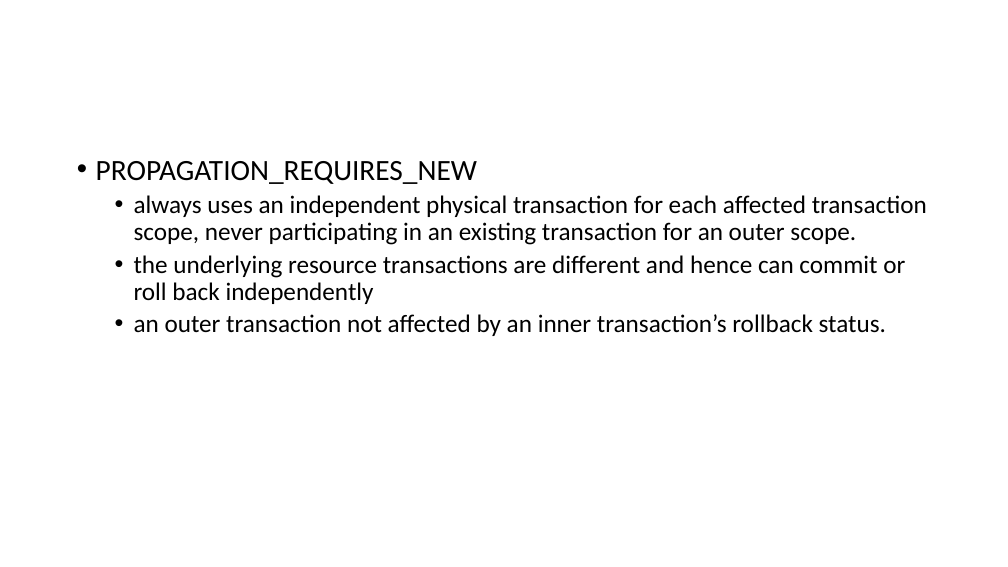
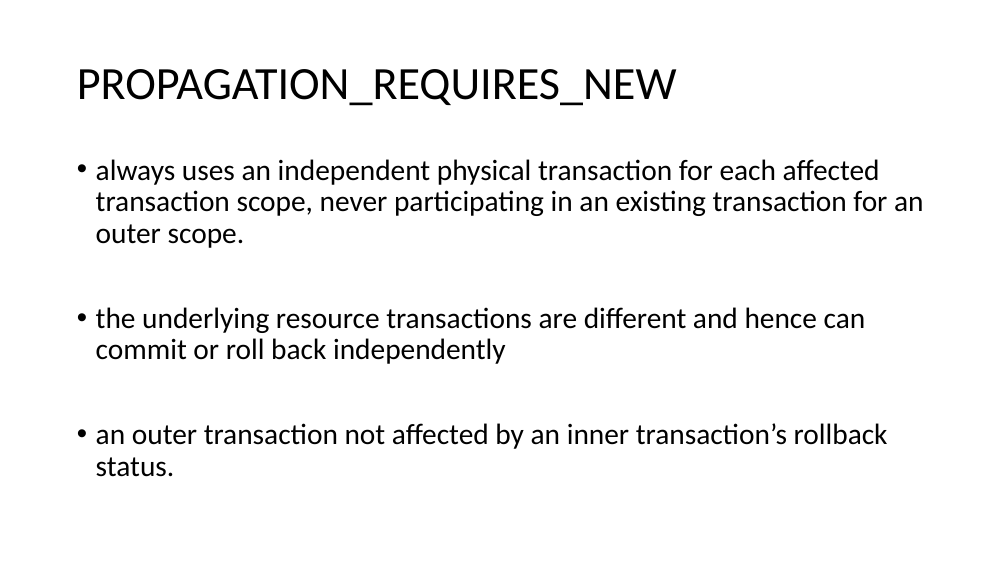
Before and after one commit to lawren43/mytest-repo, a slide deck: slide 21 of test-springmvc/doc/3.JPA+Spring.pptx. Drawn at 1008x567 pixels with LibreOffice and Linux fonts; fonts in the diff are those of the drawing. Boxes give left, top, right and bottom in pixels: in the first picture for what was removed or moved away, otherwise in the second. Text is boxed around its words. In the diff, an @@ line names an element or a change of style, - is before the commit and + after.

```diff
--- a/test-springmvc/doc/3.JPA+Spring.pptx
+++ b/test-springmvc/doc/3.JPA+Spring.pptx
@@ title added at [77, 69, 677, 106], 44 pt, text #000000 @@
+PROPAGATION_REQUIRES_NEW
@@ text "always uses an independent physical ..." at [96, 159, 924, 477]: size 24 to 28 pt; list level 2 to 1 in "always uses an independent physical ..."; list level 2 to 1 in "the underlying resource transactions are ..."; list level 2 to 1 in "an outer transaction not affected ..." @@
@@ text at [96, 161, 477, 184]: paragraph removed @@
-• PROPAGATION_REQUIRES_NEW
```
Also in this commit, not shown: 9 other slides changed, 1 slide added, 9 other files.
